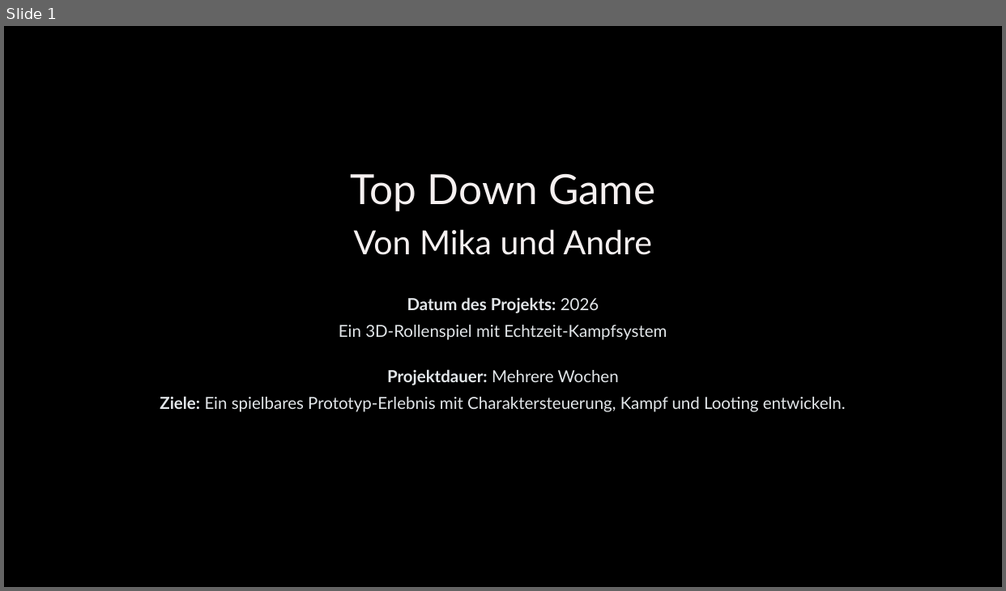
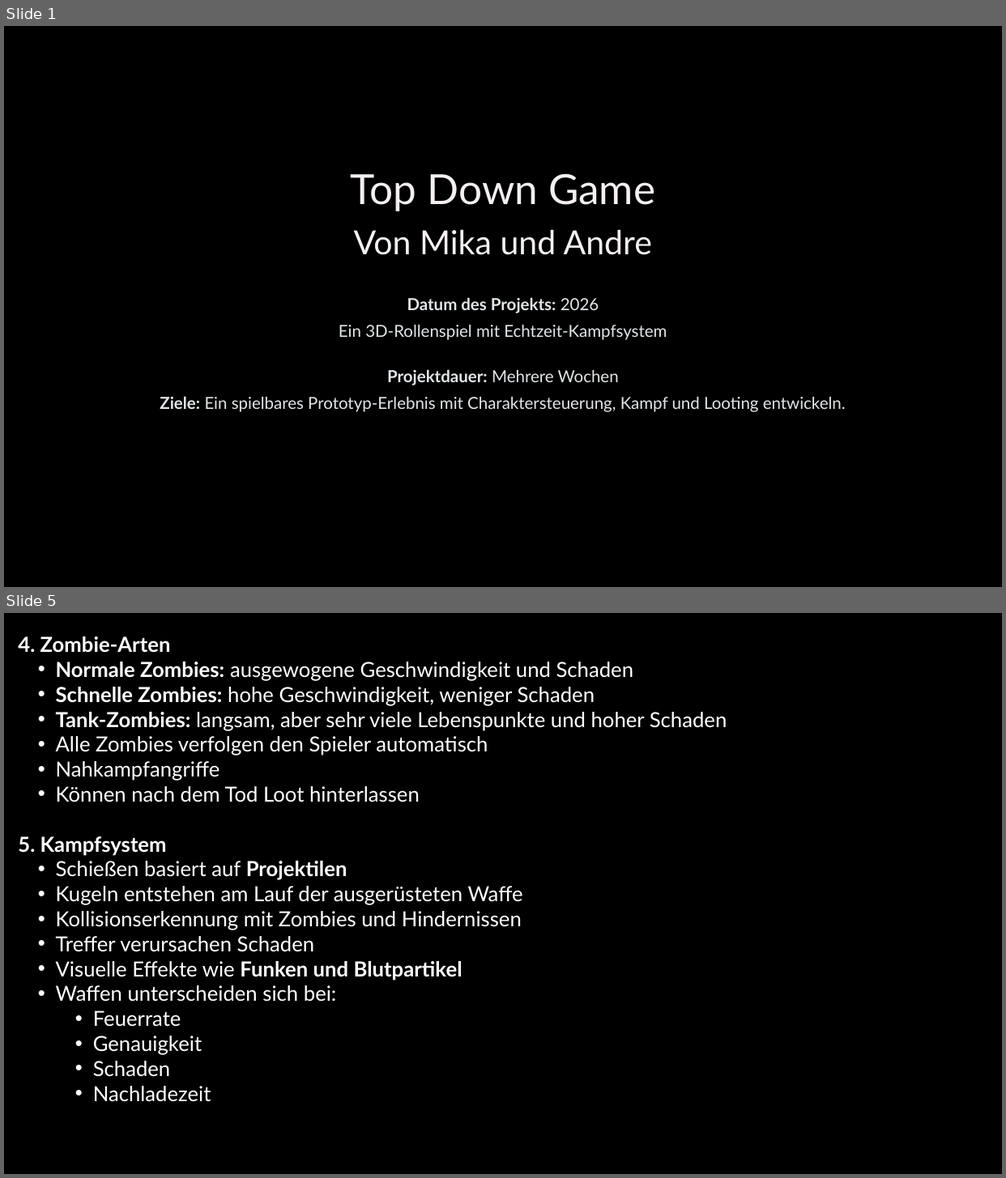
Before and after one commit to Spec06/Top-down-zombie-shooter, a slide deck: Präsi/Top-Down-Game.pptx. Shown one above the other, each under a label of ours: slide 1 before the commit, slides 1 and 5 after it; the slides between them are not shown. The pictures are 1006x591 and 1006x1178 pixels, drawn with LibreOffice and Linux fonts; fonts in the diff are those of the drawing. Boxes give left, top, right and bottom in pixels: in the first picture for what was removed or moved away, otherwise in the second. Text is boxed around its words. In the diff, an @@ line names an element or a change of style, - is before the commit and + after.

```diff
--- a/Präsi/Top-Down-Game.pptx
+++ b/Präsi/Top-Down-Game.pptx
@@ slide 5 added at [4,613,1002,1174], background #000000 @@
@@ text added at [18,636,727,1102], 20 pt, text #FFFFFF @@
+4. Zombie-Arten
+  • Normale Zombies: ausgewogene Geschwindigkeit und Schaden
+  • Schnelle Zombies: hohe Geschwindigkeit, weniger Schaden
+  • Tank-Zombies: langsam, aber sehr viele Lebenspunkte und hoher Schaden
+  • Alle Zombies verfolgen den Spieler automatisch
+  • Nahkampfangriffe
+  • Können nach dem Tod Loot hinterlassen
+5. Kampfsystem
+  • Schießen basiert auf Projektilen
+  • Kugeln entstehen am Lauf der ausgerüsteten Waffe
+  • Kollisionserkennung mit Zombies und Hindernissen
+  • Treffer verursachen Schaden
+  • Visuelle Effekte wie Funken und Blutpartikel
+  • Waffen unterscheiden sich bei:
+    • Feuerrate
+    • Genauigkeit
+    • Schaden
+    • Nachladezeit
```
Also in this commit, not shown: 5 slides changed, 12 other slides added, 1 slide removed, 58 other files.
